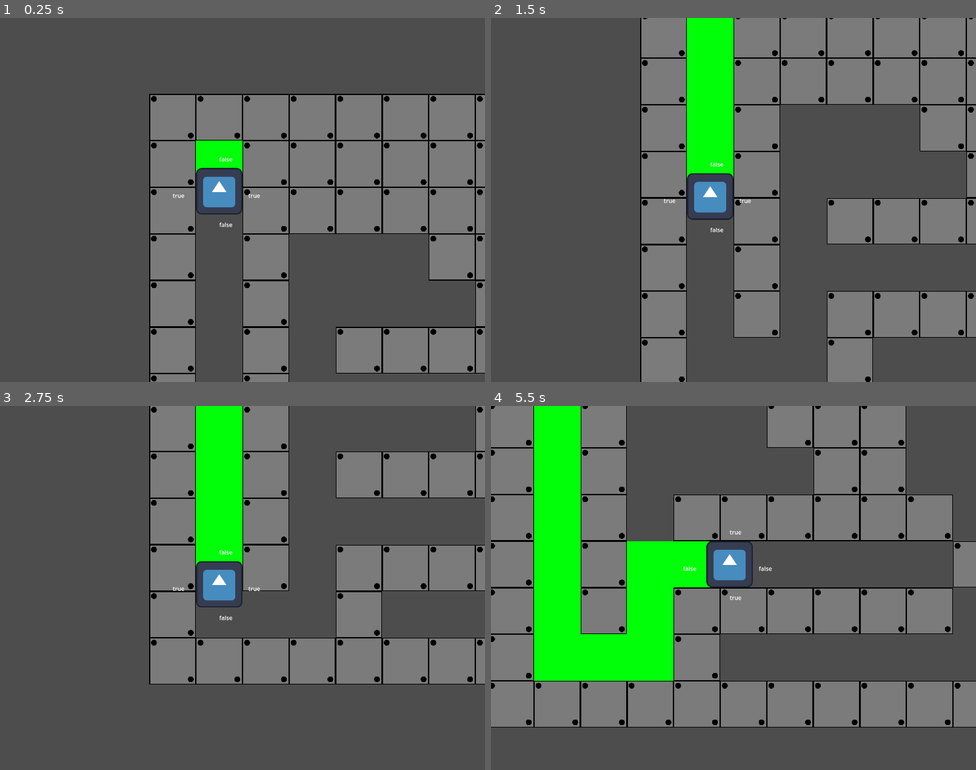
Above: before the commit, frames 1-4 (two rows, left to right).
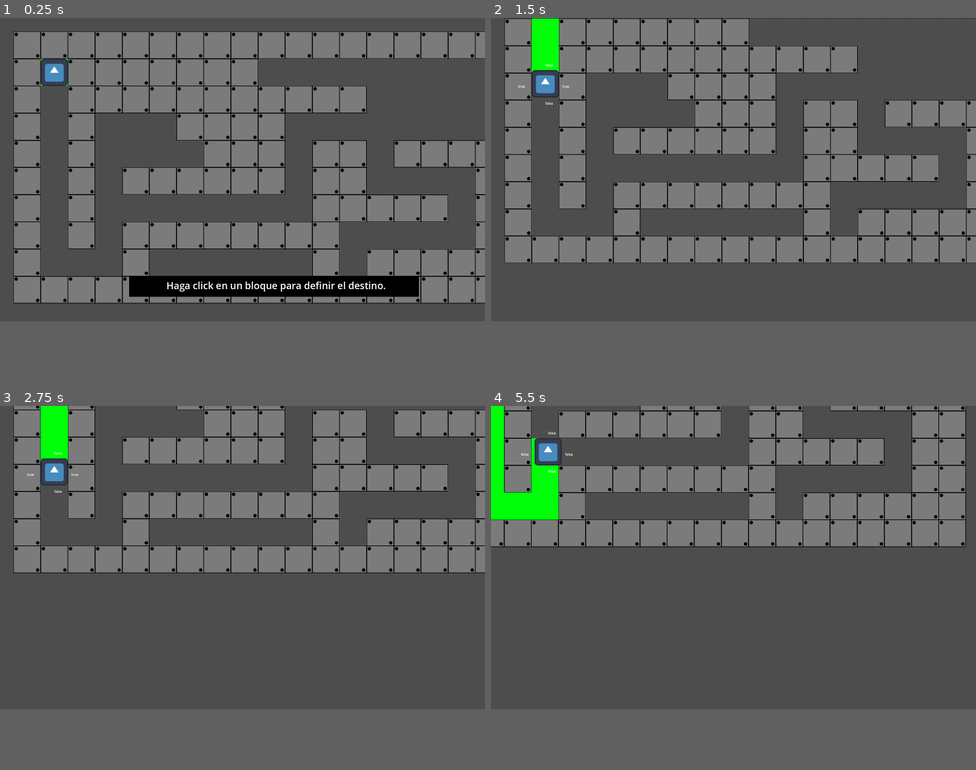
Above: after the commit, the same moments.

Repository: JoseVarelaP/Godot-Labyrinth
Game: Godot game, scene res://laberinto.tscn
Same seed, same stepped clock (60 frames per second), same inputs: the game is played once before the commit and once after it. The engine's default icon, where the game draws it, is replaced by a stand-in: a white triangle on a blue panel in a dark square.
Inputs (mouse positions are in pixels of both pictures, inside the frame that each line leads up to):
- Up to frame 1 (0.25 s): no input
- Up to frame 2 (1.5 s): move the mouse to (840, 181) at 0.52 s; click (840, 181) at 0.67 s; move the mouse to (636, 218) at 1.27 s; click (636, 218) at 1.42 s
- Up to frame 3 (2.75 s): move the mouse to (291, 507) at 2.02 s; click (291, 507) at 2.17 s
- Up to frame 4 (5.5 s): move the mouse to (709, 660) at 2.77 s; click (709, 660) at 2.92 s; move the mouse to (879, 642) at 3.52 s; click (879, 642) at 3.67 s; move the mouse to (588, 533) at 4.27 s; click (588, 533) at 4.42 s; move the mouse to (757, 588) at 5.02 s; click (757, 588) at 5.17 s
In our replay, the window is 800x600 before the commit and 800x500 after it. These sizes can differ from the game's own. Grey fills any space a smaller window leaves; there, only what the larger window draws over its background counts as a difference.

The runs differ from the first frame. In frame 1, 53% of the frame differs, in the area x 2-100%, y 3-100%; in frame 2, 52%; in frame 3, 41%; in frame 4, 60%, in the area x 0-100%, y 0-89%.

Commit message:
Agrega soporte para colocar una meta

Diff:
--- a/Player.gd
+++ b/Player.gd
@@ -12,12 +12,19 @@
 var destination = null
 const SPEED = 300.0
 const DEBUG = true
+var expected_goal = null
+var hasReachedGoal = true
 
 var lastVisitedLocations = []
 # Mantiene la utilma ubicación que contiene un lugar no explorado.
 var lastPossibleFreeLocation = null
 
 signal TouchedTile(given_collision)
+signal ReachedGoal()
+
+func setExpectedGoal(goal):
+	expected_goal = goal
+	hasReachedGoal = false
 
 func getSensorStatus():
 	return [
@@ -124,6 +131,9 @@
 	return null
 
 func _process(delta):
+	if hasReachedGoal:
+		return
+
 	var newposition = getTilePosition()
 
 	if DEBUG:
@@ -147,6 +157,10 @@
 			if not lastVisitedLocations.has(destination):
 				lastVisitedLocations.append( destination )
 
+			if destination == expected_goal:
+				hasReachedGoal = true
+				ReachedGoal.emit()
+
 			destination = null
 			# print( hasAnyPossibleLocations() )
 		return
--- a/laberinto.gd
+++ b/laberinto.gd
@@ -4,6 +4,10 @@
 
 func getTilePosition():
 	var pos = $Exploracion.local_to_map( $Personaje.global_position ) as Vector2i
+	return pos
+
+func getGlobalTilePosition(given_pos):
+	var pos = $Exploracion.local_to_map( given_pos ) as Vector2i
 	return pos
 
 func MarkCellIfPassed():
@@ -20,6 +24,7 @@
 
 # Called when the node enters the scene tree for the first time.
 func _ready():
+	$GuiInformation.set_visible(true)
 	# Marca el cuadro inicial como ya encontrado, para hacer que el personaje se mueva.
 	lastCell = getTilePosition()
 	$Exploracion.set_cell(0,lastCell,0,Vector2i(1,0))
@@ -27,9 +32,21 @@
 
 # Called every frame. 'delta' is the elapsed time since the previous frame.
 func _process(delta):
+	print( getGlobalTilePosition(get_global_mouse_position()) )
 	pass
-	# MarkCellIfPassed()
+
+func _input(ev):
+	if ev is InputEventMouseButton and ev.button_index == MOUSE_BUTTON_LEFT:
+		$GuiInformation.set_visible(false)
+		$Personaje.setExpectedGoal( getGlobalTilePosition(get_global_mouse_position()) )
+		print("click")
 
 func _on_personaje_touched_tile(given_collision : Vector2i):
 	ForceSetTileAsPassed(given_collision)
 	pass # Replace with function body.
+
+
+func _on_personaje_reached_goal():
+	$GuiInformation.set_visible(true)
+	$GuiInformation/Label.set_text("Llegado al objetivo!")
+	pass # Replace with function body.
--- a/laberinto.tscn
+++ b/laberinto.tscn
@@ -75,7 +75,7 @@
 tile_set = SubResource("TileSet_kmov1")
 format = 2
 layer_0/name = "Objetos"
-layer_0/tile_data = PackedInt32Array(0, 0, 0, 65536, 0, 0, 1 …(1074 unchanged characters)… 8756, 0, 0, 524292, 0, 0, 458754, 0, 0, 393226, 0, 0, 196608, 0, 0, 262146, 0, 0, 327682, 0, 0)
+layer_0/tile_data = PackedInt32Array(0, 0, 0, 65536, 0, 0, 1 …(1074 unchanged characters)… 8756, 0, 0, 524292, 0, 0, 458754, 0, 0, 196608, 0, 0, 262146, 0, 0, 327682, 0, 0, 458762, 0, 0, 458763, 0, 0, 393227, 0, 0, 327691, 0, 0, 262155, 0, 0, 262153, 0, 0, 196617, 0, 0, 131081, 0, 0, 131082, 0, 0, 131083, 0, 0, 131084, 0, 0, 262158, 0, 0, 262156, 0, 0, 327692, 0, 0, 393228, 0, 0, 393230, 0, 0, 393229, 0, 0, 393231, 0, 0, 262159, 0, 0, 262160, 0, 0, 262161, 0, 0, 393233, 0, 0, 458769, 0, 0, 524305, 0, 0, 524304, 0, 0, 524303, 0, 0, 524302, 0, 0, 524301, 0, 0, 524299, 0, 0, 327697, 0, 0)
 
 [node name="Personaje" type="CharacterBody2D" parent="."]
 position = Vector2(64, 64)
@@ -89,8 +89,9 @@
 texture = ExtResource("2_v0tye")
 
 [node name="Camera2D" type="Camera2D" parent="Personaje"]
-offset = Vector2(64, 64)
-zoom = Vector2(0.6, 0.6)
+offset = Vector2(-256, -256)
+anchor_mode = 0
+zoom = Vector2(0.7, 0.7)
 position_smoothing_enabled = true
 
 [node name="SensorDerecha" type="RayCast2D" parent="Personaje"]
@@ -125,4 +126,24 @@
 offset_right = 120.0
 offset_bottom = 23.0
 
+[node name="GuiInformation" type="CanvasLayer" parent="."]
+
+[node name="ColorRect" type="ColorRect" parent="GuiInformation"]
+offset_left = 426.0
+offset_top = 850.0
+offset_right = 1382.0
+offset_bottom = 919.0
+color = Color(0, 0, 0, 1)
+
+[node name="Label" type="Label" parent="GuiInformation"]
+offset_left = 549.0
+offset_top = 858.0
+offset_right = 1272.0
+offset_bottom = 906.0
+theme_override_font_sizes/font_size = 32
+text = "Haga click en un bloque para definir el destino."
+horizontal_alignment = 1
+vertical_alignment = 1
+
+[connection signal="ReachedGoal" from="Personaje" to="." method="_on_personaje_reached_goal"]
 [connection signal="TouchedTile" from="Personaje" to="." method="_on_personaje_touched_tile"]
--- a/project.godot
+++ b/project.godot
@@ -17,8 +17,8 @@
 
 [display]
 
-window/size/viewport_width=800
-window/size/viewport_height=600
+window/size/viewport_width=1600
+window/size/viewport_height=1000
 window/size/resizable=false
 
 [rendering]
